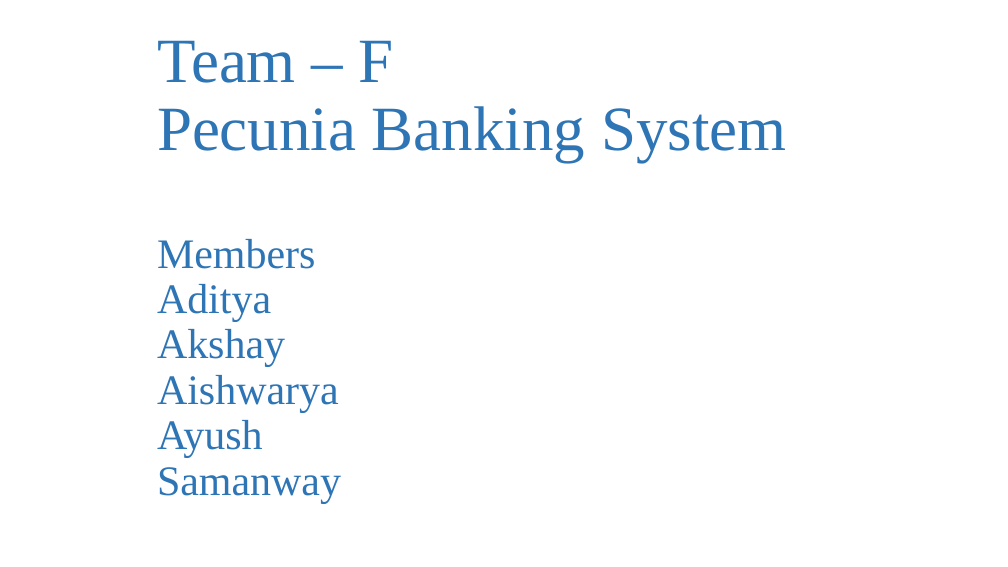
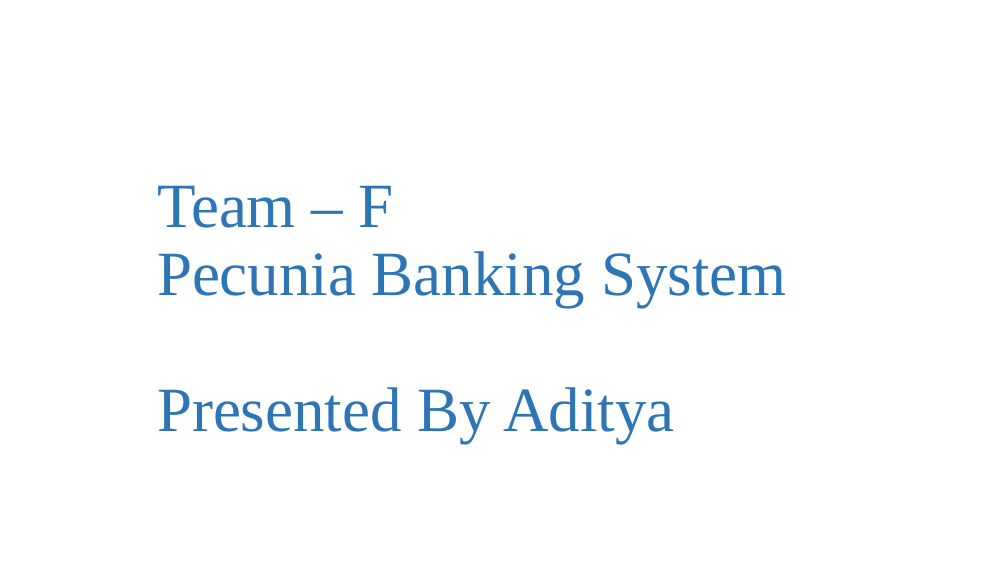
Before and after one commit to SamanwayCapg/Pecunia_codes, a slide deck: slide 1 of Presentation Aditya.pptx. Drawn at 1008x567 pixels with LibreOffice and Linux fonts; fonts in the diff are those of the drawing. Boxes give left, top, right and bottom in pixels: in the first picture for what was removed or moved away, otherwise in the second. Text is boxed around its words. In the diff, an @@ line names an element or a change of style, - is before the commit and + after.

Commit message:
ppt updated

```diff
--- a/Presentation Aditya.pptx
+++ b/Presentation Aditya.pptx
@@ title at (157, 185, 786, 443): text changed; size 40 to 60 pt @@
-Team – F
-Pecunia Banking System
-Members
-Aditya
-Akshay
-Aishwarya
-Ayush
-Samanway
+Team – F
+Pecunia Banking System
+Presented By Aditya
```
Also in this commit, not shown: 3 other slides changed, 1 slide added, 2 other files.
